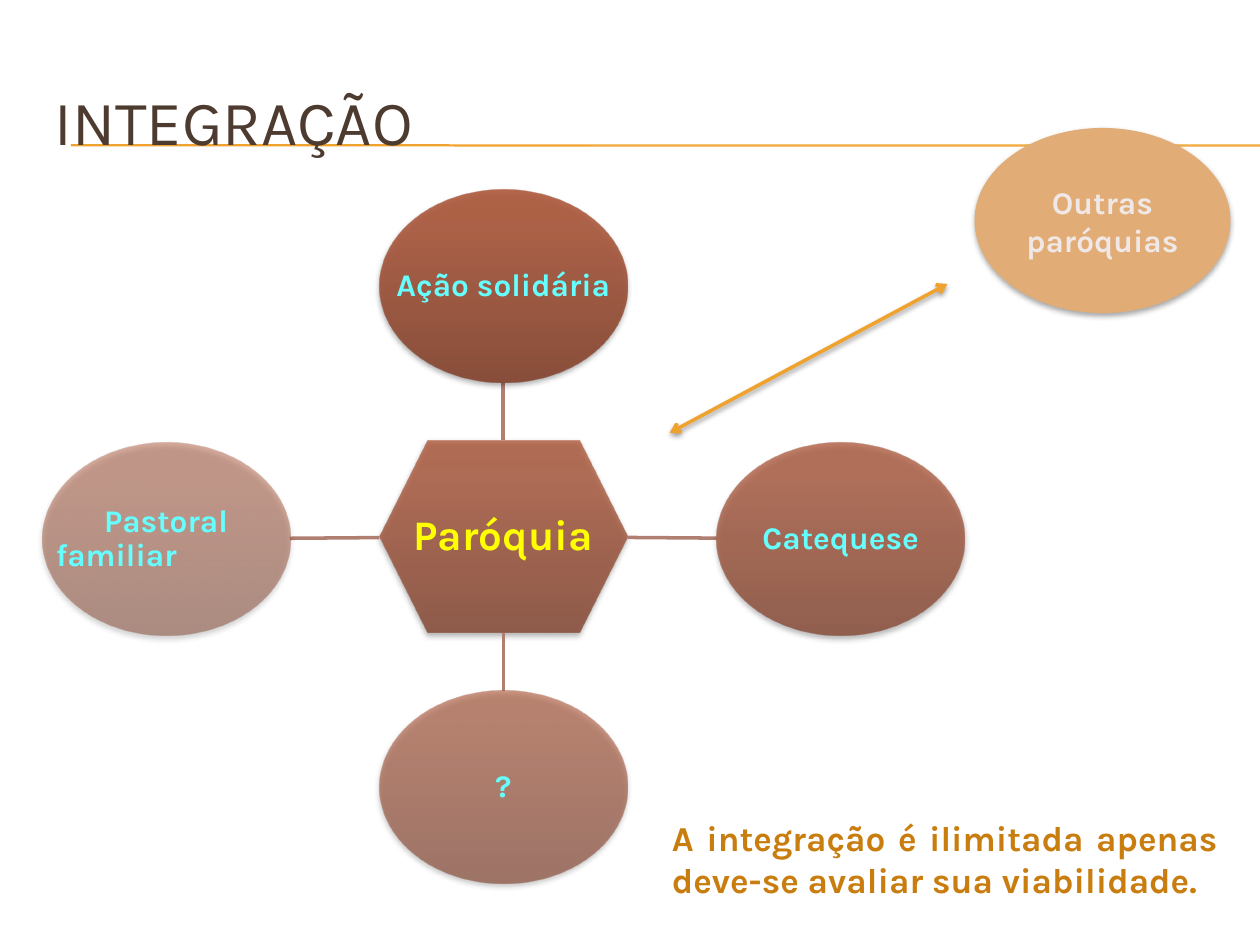
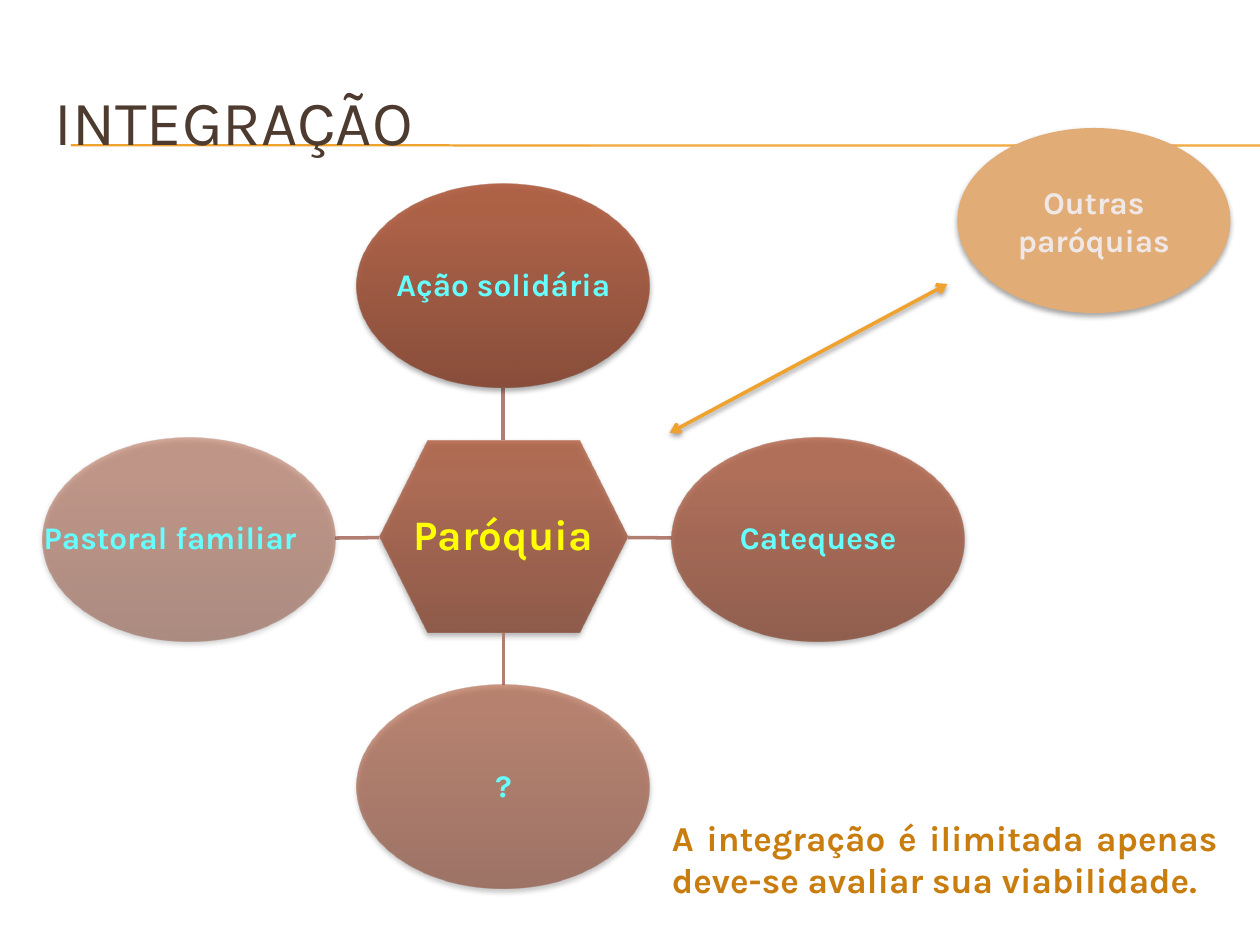
Before and after one commit to Neimarmg/Open_source, a slide deck: slide 8 of SAS/Planejamento/Docs/#3 - Apresentação do projeto.pptx. Drawn at 1260x945 pixels with LibreOffice and Linux fonts; fonts in the diff are those of the drawing; background and template pictures are left out. Boxes give left, top, right and bottom in pixels: in the first picture for what was removed or moved away, otherwise in the second. Text is boxed around its words. In the diff, an @@ line names an element or a change of style, - is before the commit and + after.

Commit message:
2014 08 /

```diff
--- a/SAS/Planejamento/Docs/#3 - Apresentação do projeto.pptx
+++ b/SAS/Planejamento/Docs/#3 - Apresentação do projeto.pptx
@@ ellipse "Outras": place and size @@
-ellipse "Outras" at <box>974,129,1230,314</box>
+ellipse "Outras" at <box>958,129,1231,314</box>
@@ ellipse: place and size @@
-ellipse at <box>379,190,627,383</box>
+ellipse at <box>357,184,650,388</box>
@@ freeform shape: place and size @@
-freeform shape at <box>500,382,505,440</box>
+freeform shape at <box>501,388,507,441</box>
@@ text "Pastoral familiar" rewrapped from <box>56,510,228,567</box> to <box>44,521,296,550</box> @@
@@ ellipse: place and size @@
-ellipse at <box>42,444,290,636</box>
+ellipse at <box>42,437,335,641</box>
@@ text "Catequese": place and size @@
-text "Catequese" at <box>762,528,918,557</box>
+text "Catequese" at <box>740,528,896,557</box>
@@ ellipse: place and size @@
-ellipse at <box>717,444,965,636</box>
+ellipse at <box>672,437,965,641</box>
@@ freeform shape: place and size @@
-freeform shape at <box>290,535,379,541</box>
+freeform shape at <box>335,535,379,541</box>
@@ freeform shape: place and size @@
-freeform shape at <box>627,535,717,541</box>
+freeform shape at <box>627,535,672,541</box>
@@ freeform shape: place and size @@
-freeform shape at <box>500,633,505,690</box>
+freeform shape at <box>501,633,507,685</box>
@@ ellipse: place and size @@
-ellipse at <box>379,690,627,883</box>
+ellipse at <box>357,685,650,890</box>
@@ text "?" rewrapped from <box>379,690,627,883</box> to <box>357,685,650,890</box> @@
```
Also in this commit, not shown: 1 other slide changed, 3 slides added, 1 slide removed.
